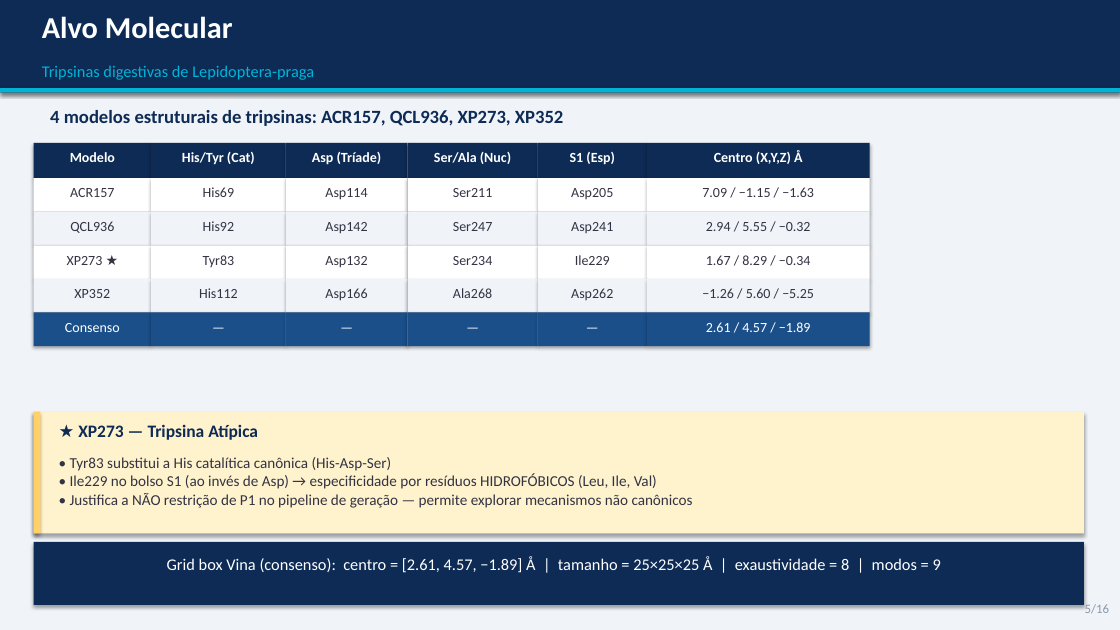
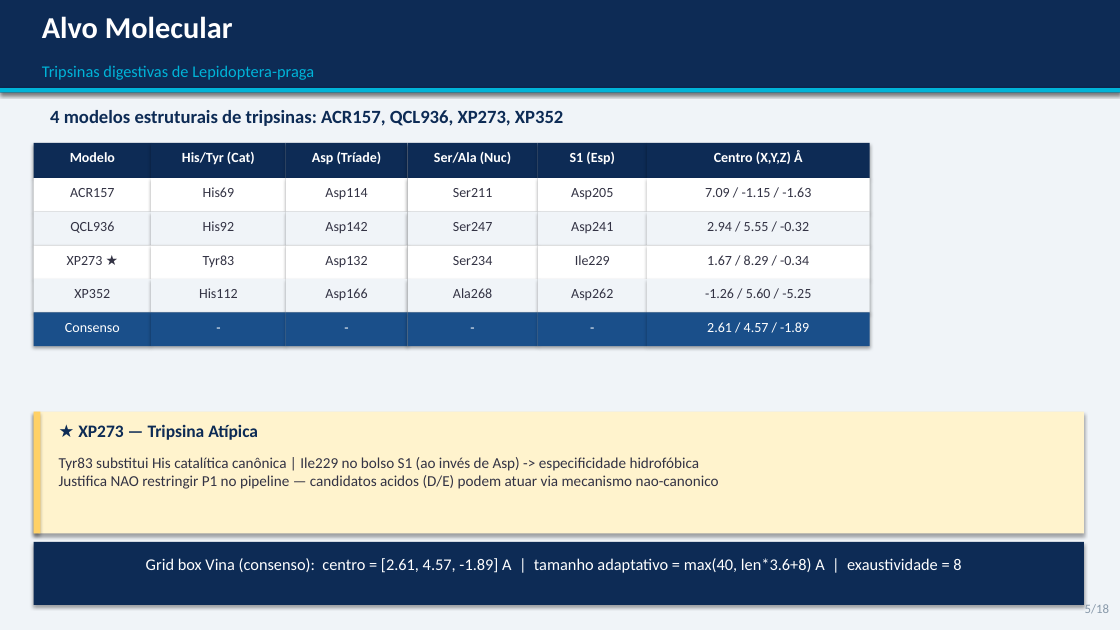
Before and after one commit to eulaliobqi/design-inibidores, a slide deck: slide 5 of apresentacao_design_inibidores.pptx. Drawn at 1120x630 pixels with LibreOffice and Linux fonts; fonts in the diff are those of the drawing. Boxes give left, top, right and bottom in pixels: in the first picture for what was removed or moved away, otherwise in the second. Text is boxed around its words. In the diff, an @@ line names an element or a change of style, - is before the commit and + after.

```diff
--- a/apresentacao_design_inibidores.pptx
+++ b/apresentacao_design_inibidores.pptx
@@ text at (x1=705, y1=187, x2=811, y2=197): text changed @@
-7.09 / −1.15 / −1.63
+7.09 / -1.15 / -1.63
@@ text at (x1=707, y1=222, x2=809, y2=231): text changed @@
-2.94 / 5.55 / −0.32
+2.94 / 5.55 / -0.32
@@ text at (x1=707, y1=255, x2=809, y2=265): text changed @@
-1.67 / 8.29 / −0.34
+1.67 / 8.29 / -0.34
@@ text at (x1=705, y1=288, x2=811, y2=298): text changed @@
-−1.26 / 5.60 / −5.25
+-1.26 / 5.60 / -5.25
@@ text at (x1=155, y1=314, x2=281, y2=344): text changed @@
-—
+-
@@ text at (x1=290, y1=314, x2=403, y2=344): text changed @@
-—
+-
@@ text at (x1=412, y1=314, x2=534, y2=344): text changed @@
-—
+-
@@ text at (x1=542, y1=314, x2=643, y2=344): text changed @@
-—
+-
@@ text at (x1=707, y1=322, x2=809, y2=332): text changed @@
-2.61 / 4.57 / −1.89
+2.61 / 4.57 / -1.89
@@ text at (x1=59, y1=457, x2=719, y2=489): text changed @@
-• Tyr83 substitui a His catalítica canônica (His-Asp-Ser)
-• Ile229 no bolso S1 (ao invés de Asp) → especificidade por resíduos HIDROFÓBICOS (Leu, Ile, Val)
-• Justifica a NÃO restrição de P1 no pipeline de geração — permite explorar mecanismos não canônicos
+Tyr83 substitui His catalítica canônica | Ile229 no bolso S1 (ao invés de Asp) -> especificidade hidrofóbica
+Justifica NAO restringir P1 no pipeline — candidatos acidos (D/E) podem atuar via mecanismo nao-canonico
@@ text at (x1=146, y1=558, x2=961, y2=573): text changed @@
-Grid box Vina (consenso): centro = [2.61, 4.57, −1.89] Å | tamanho = 25×25×25 Å | exaustividade = 8 | modos = 9
+Grid box Vina (consenso): centro = [2.61, 4.57, -1.89] A | tamanho adaptativo = max(40, len*3.6+8) A | exaustividade = 8
@@ text at (x1=1085, y1=604, x2=1109, y2=614): text changed @@
-5/16
+5/18
```
Also in this commit, not shown: 8 other slides changed, 9 slides added, 7 slides removed, 47 other files.
